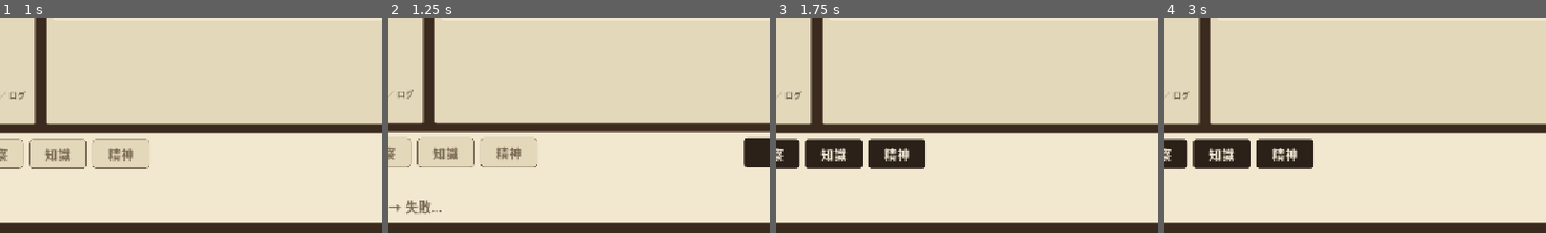
Above: before the commit, frames 1-4 (left to right).
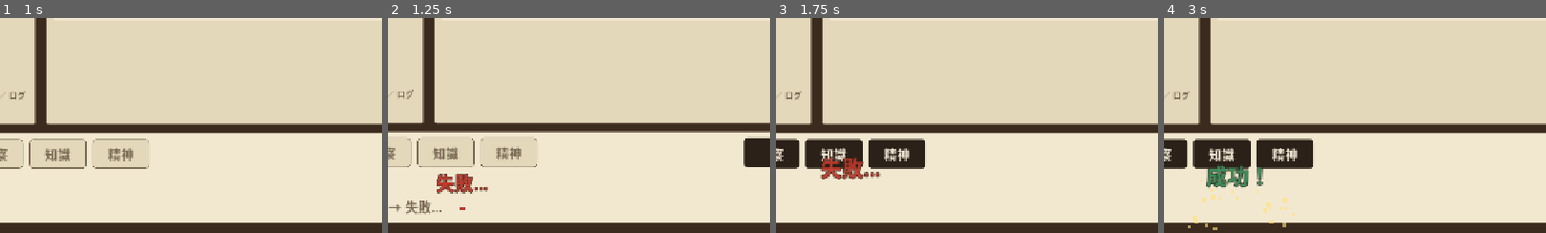
Above: after the commit, the same moments.

Repository: syamisenn99-lab/Game
Game: Godot game, scene res://scenes/matching_screen.tscn
Same seed, same stepped clock (60 frames per second), same inputs: the game is played once before the commit and once after it.
Inputs:
- Up to frame 1 (1 s): click "戦闘" at 0.5 s
- Up to frame 2 (1.25 s): no input
- Up to frame 3 (1.75 s): click "次へ" at 1.25 s
- Up to frame 4 (3 s): click "観察" at 2 s; click "次へ" at 2.75 s
The pictures show only the part of the screen within x 40-90%, y 50-100%; the shares and areas given below are measured in that part.

Frame 1 is identical in both runs. In frame 2, 0.8% of the frame differs, in the area x 12-27%, y 72-90%; in frame 3, 0.9%; in frame 4, 1.4%, in the area x 6-35%, y 68-99%.

Commit message:
Add drop effects: stamp slam, pop, wobble, particles and floating text
Co-Authored-By: Claude Sonnet 5.5 <noreply@anthropic.com>
Claude-Session: https://claude.ai/code/session_01DXSyhC2LfiPCYbHqKMgMiF

Diff:
--- a/scripts/ui/blank_slot.gd
+++ b/scripts/ui/blank_slot.gd
@@ -41,6 +41,10 @@
 	add_theme_stylebox_override("panel", sb)
 
 
+func pop() -> void:
+	Effects.pop(self)
+
+
 func flash(color: Color) -> void:
 	modulate = color
 	create_tween().tween_property(self, "modulate", Color.WHITE, 0.4)
--- /dev/null
+++ b/scripts/ui/effects.gd
@@ -0,0 +1,82 @@
+class_name Effects
+extends RefCounted
+## ドラッグ結果などの小さな演出。overlay は画面全体を覆う、入力を受けない Control。
+
+
+## 火花のように飛び散る粒（成功: 上向きに広がる／失敗: 下へ落ちる塵）
+static func burst(overlay: Control, at: Vector2, color: Color, amount: int = 28, upward: bool = true) -> void:
+	var p := CPUParticles2D.new()
+	p.one_shot = true
+	p.emitting = false
+	p.amount = amount
+	p.lifetime = 0.7
+	p.explosiveness = 1.0
+	p.direction = Vector2(0, -1) if upward else Vector2(0, 1)
+	p.spread = 180.0 if upward else 60.0
+	p.gravity = Vector2(0, 700) if upward else Vector2(0, 200)
+	p.initial_velocity_min = 140.0 if upward else 40.0
+	p.initial_velocity_max = 340.0 if upward else 120.0
+	p.scale_amount_min = 4.0
+	p.scale_amount_max = 8.0 if upward else 5.0
+	p.color = color
+	var ramp := Gradient.new()
+	ramp.set_color(0, Color.WHITE)
+	ramp.set_color(1, Color(1, 1, 1, 0))
+	p.color_ramp = ramp
+	overlay.add_child(p)
+	p.global_position = at
+	p.emitting = true
+	overlay.get_tree().create_timer(p.lifetime + 0.3).timeout.connect(p.queue_free)
+
+
+## ふわっと浮かんで消える文字
+static func float_text(overlay: Control, text: String, at: Vector2, color: Color, font_size: int = 30) -> void:
+	var label := Label.new()
+	label.text = text
+	label.mouse_filter = Control.MOUSE_FILTER_IGNORE
+	label.add_theme_font_size_override("font_size", font_size)
+	label.add_theme_color_override("font_color", color)
+	label.add_theme_color_override("font_outline_color", Palette.INK)
+	label.add_theme_constant_override("outline_size", 6)
+	overlay.add_child(label)
+	label.reset_size()
+	var viewport_size := overlay.get_viewport_rect().size
+	var pos := at - label.size / 2.0
+	label.global_position = Vector2(
+		clampf(pos.x, 8.0, maxf(8.0, viewport_size.x - label.size.x - 8.0)),
+		clampf(pos.y, 8.0, maxf(8.0, viewport_size.y - label.size.y - 8.0)))
+	label.pivot_offset = label.size / 2.0
+	label.scale = Vector2(0.6, 0.6)
+	var tw := label.create_tween()
+	tw.set_parallel(true)
+	tw.tween_property(label, "scale", Vector2.ONE, 0.18).set_trans(Tween.TRANS_BACK).set_ease(Tween.EASE_OUT)
+	tw.tween_property(label, "position:y", label.position.y - 46.0, 0.9).set_ease(Tween.EASE_OUT)
+	tw.tween_property(label, "modulate:a", 0.0, 0.5).set_delay(0.5)
+	tw.chain().tween_callback(label.queue_free)
+
+
+## ぽんっと弾む（ドロップ成功）
+static func pop(node: Control) -> void:
+	node.pivot_offset = node.size / 2.0
+	var tw := node.create_tween()
+	tw.tween_property(node, "scale", Vector2(1.05, 1.05), 0.08)
+	tw.tween_property(node, "scale", Vector2.ONE, 0.2).set_trans(Tween.TRANS_BACK).set_ease(Tween.EASE_OUT)
+
+
+## ぷるぷる揺れる（ドロップ失敗）
+static func wobble(node: Control) -> void:
+	node.pivot_offset = node.size / 2.0
+	var tw := node.create_tween()
+	for angle in [-0.025, 0.025, -0.018, 0.018, -0.008, 0.0]:
+		tw.tween_property(node, "rotation", angle, 0.045)
+
+
+## ハンコを押す（大きく出て、ぎゅっと収まる）
+static func stamp_slam(node: Control) -> void:
+	node.pivot_offset = node.size / 2.0
+	node.modulate.a = 0.0
+	node.scale = Vector2(1.9, 1.9)
+	var tw := node.create_tween()
+	tw.set_parallel(true)
+	tw.tween_property(node, "scale", Vector2.ONE, 0.16).set_trans(Tween.TRANS_QUINT).set_ease(Tween.EASE_IN)
+	tw.tween_property(node, "modulate:a", 1.0, 0.1)
--- a/scripts/ui/matching_screen.gd
+++ b/scripts/ui/matching_screen.gd
@@ -33,6 +33,7 @@
 var _line_label: Label
 var _dice_label: Label
 var _next_button: Button
+var _overlay: Control
 
 
 func _ready() -> void:
@@ -186,6 +187,12 @@
 	_dice_label.add_theme_color_override("font_color", Palette.INK_FAINT)
 	bvbox.add_child(_dice_label)
 
+	# 演出用の最前面レイヤ（入力は受けない）
+	_overlay = Control.new()
+	_overlay.set_anchors_preset(Control.PRESET_FULL_RECT)
+	_overlay.mouse_filter = Control.MOUSE_FILTER_IGNORE
+	add_child(_overlay)
+
 
 func _desk_label(text: String) -> Label:
 	var label := Label.new()
@@ -348,15 +355,29 @@
 	match state.drop(keyword_id, target_id):
 		MatchingState.DropResult.MATCHED:
 			_line_label.text = state.current.correct_line
+			var at := get_global_mouse_position()
 			if view != null:
-				view.show_stamp(true)
+				view.show_stamp(true, true)
 				view.flash(Color(0.7, 1.0, 0.75))
+				view.pop()
 				if state.is_blank(target_id) and view.slots.has(target_id):
-					(view.slots[target_id] as BlankSlot).set_filled(true)
+					var slot := view.slots[target_id] as BlankSlot
+					slot.set_filled(true)
+					slot.pop()
+					at = slot.get_global_rect().get_center()
+			Effects.burst(_overlay, at, Palette.HILITE_BG, 32)
+			Effects.burst(_overlay, at, Palette.OK, 14)
+			Effects.float_text(_overlay, "照合！", at + Vector2(0, -24), Palette.OK)
 		MatchingState.DropResult.MISMATCH:
 			_line_label.text = "うーん、ここじゃない気がする…（時間が %.1f 秒減った）" % Rules.MISMATCH_PENALTY_SEC
+			var at := get_global_mouse_position()
 			if view != null:
 				view.flash(Color(1.0, 0.6, 0.6))
+				view.wobble()
+			Effects.burst(_overlay, at, Palette.NG, 12, false)
+			Effects.float_text(_overlay, "ちがう…", at + Vector2(0, -24), Palette.NG, 26)
+			var bar_end := _timer_bar.get_global_rect().get_center()
+			Effects.float_text(_overlay, "-%.1f秒" % Rules.MISMATCH_PENALTY_SEC, bar_end + Vector2(0, 36), Palette.NG, 26)
 			_update_timer_ui()
 
 
@@ -385,6 +406,13 @@
 		_dice_label.text = "d20 ... %d" % rng.randi_range(1, Rules.DICE_SIDES)
 		await get_tree().create_timer(0.06).timeout
 	_dice_label.text = _format_result(res)
+	var dice_at := _dice_label.get_global_rect().get_center()
+	if res["success"]:
+		Effects.burst(_overlay, dice_at, Palette.HILITE_BG, 36)
+		Effects.float_text(_overlay, "成功！", dice_at + Vector2(0, -40), Palette.OK, 36)
+	else:
+		Effects.burst(_overlay, dice_at, Palette.NG, 16, false)
+		Effects.float_text(_overlay, "大失敗…！" if res["crit_fail"] else "失敗…", dice_at + Vector2(0, -40), Palette.NG, 36)
 	_line_label.text = state.current.success_text if res["success"] else state.current.fail_text
 	if res["crit_fail"]:
 		_line_label.text += "（大失敗…！）"
--- a/scripts/ui/note_entry_view.gd
+++ b/scripts/ui/note_entry_view.gd
@@ -41,7 +41,12 @@
 	_stamp.add_theme_color_override("font_color", Palette.NG)
 	_stamp.visible = false
 	_stamp.mouse_filter = Control.MOUSE_FILTER_IGNORE
-	head.add_child(_stamp)
+	# コンテナの子だと拡大・回転が毎フレーム戻されるので、素の Control に載せる
+	var stamp_holder := Control.new()
+	stamp_holder.custom_minimum_size = Vector2(80, 32)
+	stamp_holder.mouse_filter = Control.MOUSE_FILTER_IGNORE
+	stamp_holder.add_child(_stamp)
+	head.add_child(stamp_holder)
 
 	var flow := HFlowContainer.new()
 	flow.add_theme_constant_override("h_separation", 0)
@@ -66,13 +71,27 @@
 				flow.add_child(label)
 
 
-func show_stamp(value: bool) -> void:
+func show_stamp(value: bool, animated: bool = false) -> void:
 	_stamp.visible = value
+	if value and animated:
+		_stamp.reset_size()
+		Effects.stamp_slam(_stamp)
+	elif not value:
+		_stamp.scale = Vector2.ONE
+		_stamp.modulate.a = 1.0
 
 
 func flash(color: Color) -> void:
 	modulate = color
 	create_tween().tween_property(self, "modulate", Color.WHITE, 0.4)
+
+
+func pop() -> void:
+	Effects.pop(self)
+
+
+func wobble() -> void:
+	Effects.wobble(self)
 
 
 func _apply_style(hint: bool) -> void:
--- a/tests/run_tests.gd
+++ b/tests/run_tests.gd
@@ -25,6 +25,7 @@
 	_test_state()
 	await _test_ui_flow()
 	await _test_real_drag()
+	await _test_effects()
 	print("%d checks, %d failures" % [_checks, _failures])
 	quit(1 if _failures > 0 else 0)
 
@@ -163,6 +164,32 @@
 	await _frames(2)
 
 
+## ドロップ結果の演出（出て、終わったら片付く）
+func _test_effects() -> void:
+	root.size = Vector2i(1280, 720)
+	var screen: MatchingScreen = load("res://scenes/matching_screen.tscn").instantiate()
+	root.add_child(screen)
+	await _frames(3)
+	screen._reveal_all()
+	await _frames(3)
+	var wrong: NoteEntryView = screen._entry_views[&"glow_moss"]
+	screen._on_keyword_dropped(&"mushroom", &"glow_moss")
+	await _frames(3)
+	_check(screen._overlay.get_child_count() > 0, "fx: mismatch spawns effects")
+	_check(absf(wrong.rotation) > 0.0, "fx: mismatch wobbles the entry")
+	var good: NoteEntryView = screen._entry_views[&"mushroom_poison"]
+	screen._on_keyword_dropped(&"mushroom", &"mushroom_poison")
+	await _frames(3)
+	_check(good._stamp.scale.x > 1.0, "fx: stamp slams in (scale %.2f)" % good._stamp.scale.x)
+	_check(good.scale.x > 1.0, "fx: entry pops (scale %.2f)" % good.scale.x)
+	await create_timer(1.8).timeout
+	_check(screen._overlay.get_child_count() == 0, "fx: effects are cleaned up (%d left)" % screen._overlay.get_child_count())
+	_check(is_zero_approx(wrong.rotation) and is_equal_approx(good.scale.x, 1.0), "fx: entries return to rest")
+	_check(is_equal_approx(good._stamp.scale.x, 1.0) and is_equal_approx(good._stamp.modulate.a, 1.0), "fx: stamp settles")
+	screen.queue_free()
+	await _frames(2)
+
+
 ## 実際のマウス入力（押す→動かす→離す）でドラッグ＆ドロップできるか。
 func _test_real_drag() -> void:
 	# ヘッドレスのウィンドウは 64x64 なので、入力が届くよう実寸にする
Not shown, added: scripts/ui/effects.gd.uid
Not shown, added: tests/run_tests.gd.uid
